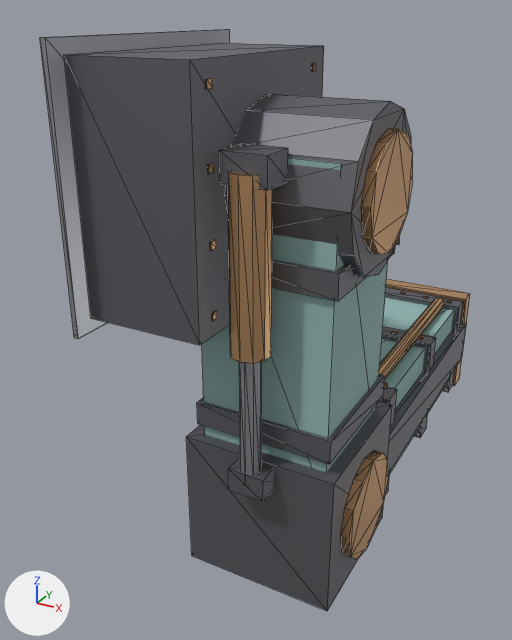
Renders of the glTF model assets/models/props/drill_arm.glb from each side of a commit.
One viewpoint serves both versions: a camera (50 mm lens) standing at (1.02, -2.16, 1.76) and looking at (-0.37, 0.37, 0.49). The axes (+X, +Y, +Z) are drawn at lower left. The lights are the same throughout. The first picture is the older version. Mesh edges are drawn as thin lines. Vertices at exactly the same position are counted once.

Names of what the first picture shows: 'DrillArm'.
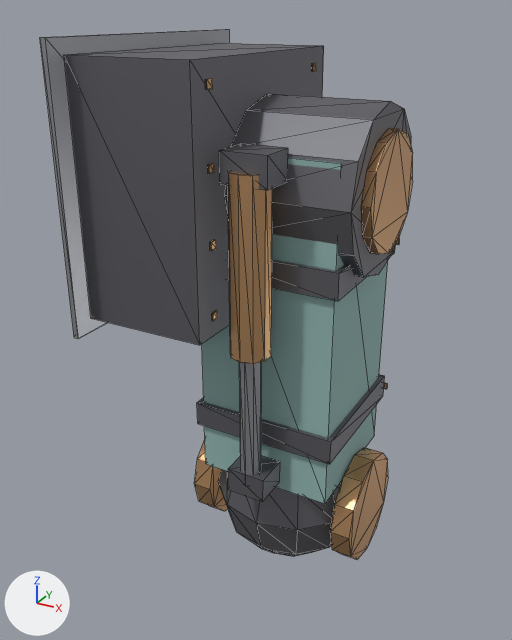
Location of each change, [x1, y1, x2, y2] in pixels of the pictures (512 x 640 px; the box of a moved part takes in the faces that stretch with it):
'DrillArm', reshaped (13% narrower, 9% shorter): before [40, 29, 470, 611]; after [40, 29, 413, 560]
part 1 of me_drillarm, added: after [218, 470, 342, 557]
part 2 of me_drillarm, deleted: before [186, 279, 470, 611]
part 3 of me_drillarm, moved or reshaped (not visible before): after [194, 440, 228, 511]
part 4 of me_drillarm, moved or reshaped: before [341, 450, 382, 559]; after [330, 447, 382, 559]

Diff of the bpy script that builds the scene:
```diff
--- a/assets/models/props/drill_arm.glb.py
+++ b/assets/models/props/drill_arm.glb.py
@@ me_drillarm @@
 # used by ob_drillarm; location = (0.0, 0.0, 0.0)
 # verts and faces of me_drillarm; kept vertices keep their numbers, new ones are numbered from 492
 # before: 308 (-0.3, 0.21, 0.0), 310 (-0.3, 0.18, 0.1), 312 (-0.3, 0.1, 0.18), 314 (-0.3, 0.0, 0.21), 316 (-0.3, -0.1, 0.18)
 # before: 318 (-0.3, -0.18, 0.1), 320 (-0.3, -0.21, 0.0), 322 (-0.3, -0.18, -0.1), 324 (-0.3, -0.1, -0.18), 326 (-0.3, 0.0, -0.21)
 # before: 328 (-0.3, 0.1, -0.18), 330 (-0.3, 0.18, -0.1)
 # before: 332 (0.3, 0.21, 0.0), 334 (0.3, 0.18, -0.1), 336 (0.3, 0.1, -0.18), 338 (0.3, 0.0, -0.21), 340 (0.3, -0.1, -0.18) at pixel (348, 556)
 # before: 342 (0.3, -0.18, -0.1) at pixel (342, 553), 344 (0.3, -0.21, 0.0) at pixel (340, 535), 346 (0.3, -0.18, 0.1) at pixel (344, 507), 348 (0.3, -0.1, 0.18) at pixel (353, 478), 350 (0.3, 0.0, 0.21) at pixel (364, 457)
 # before: 352 (0.3, 0.1, 0.18) at pixel (374, 450), 354 (0.3, 0.18, 0.1)
-me_drillarm.from_pydata(...)  # 492 vertices, 784 faces; spans x -0.6..0.34, y -0.52..1.72, z -0.28..1.68
+me_drillarm.from_pydata(...)  # 378 vertices, 636 faces; spans x -0.6..0.34, y -0.52..0.52, z -0.3..1.68
+# me_drillarm part 1: a new loose piece, a UV sphere (12 segments, 6 rings, poles along z) spanning x -0.3..0.3, y -0.3..0.3, z -0.3..0.3, in mat_irondark (grey #737379)
+# me_drillarm part 2: 21 loose pieces with 176 vertices, spanning x -0.3..0.3, y -0.3..1.72, z -0.28..0.31, are deleted
+# me_drillarm part 3
+for i in [308, 310, 312, 314, 316, 318, 320, 322, 324, 326, 328, 330]: verts[i] += (0.04, 0.0, 0.0)
+# me_drillarm part 4
+for i in [332, 334, 336, 338, 340, 342, 344, 346, 348, 350, 352, 354]: verts[i] += (-0.04, 0.0, 0.0)
 me_drillarm.materials.append(mat_irondark)
```
